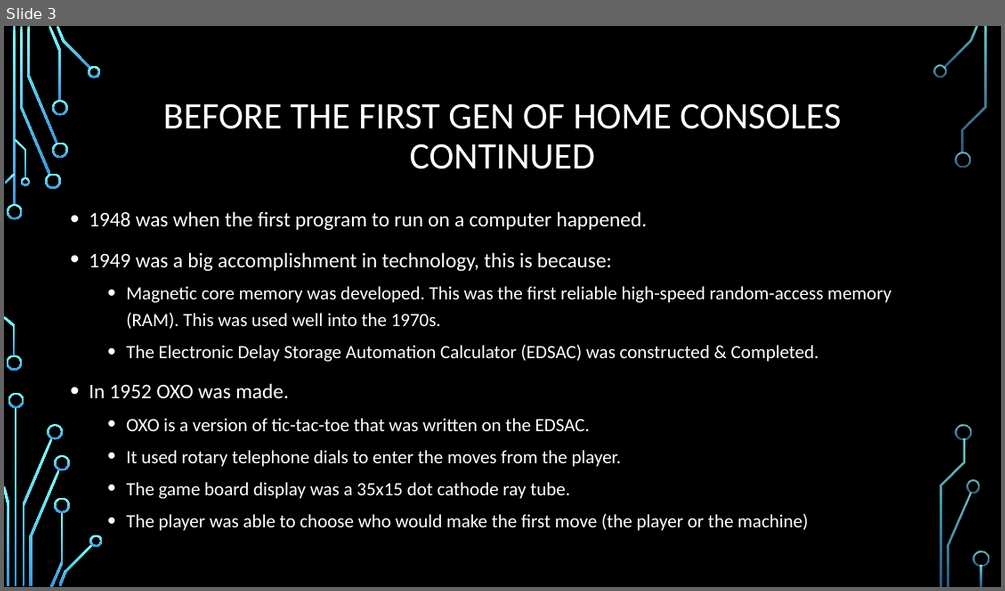
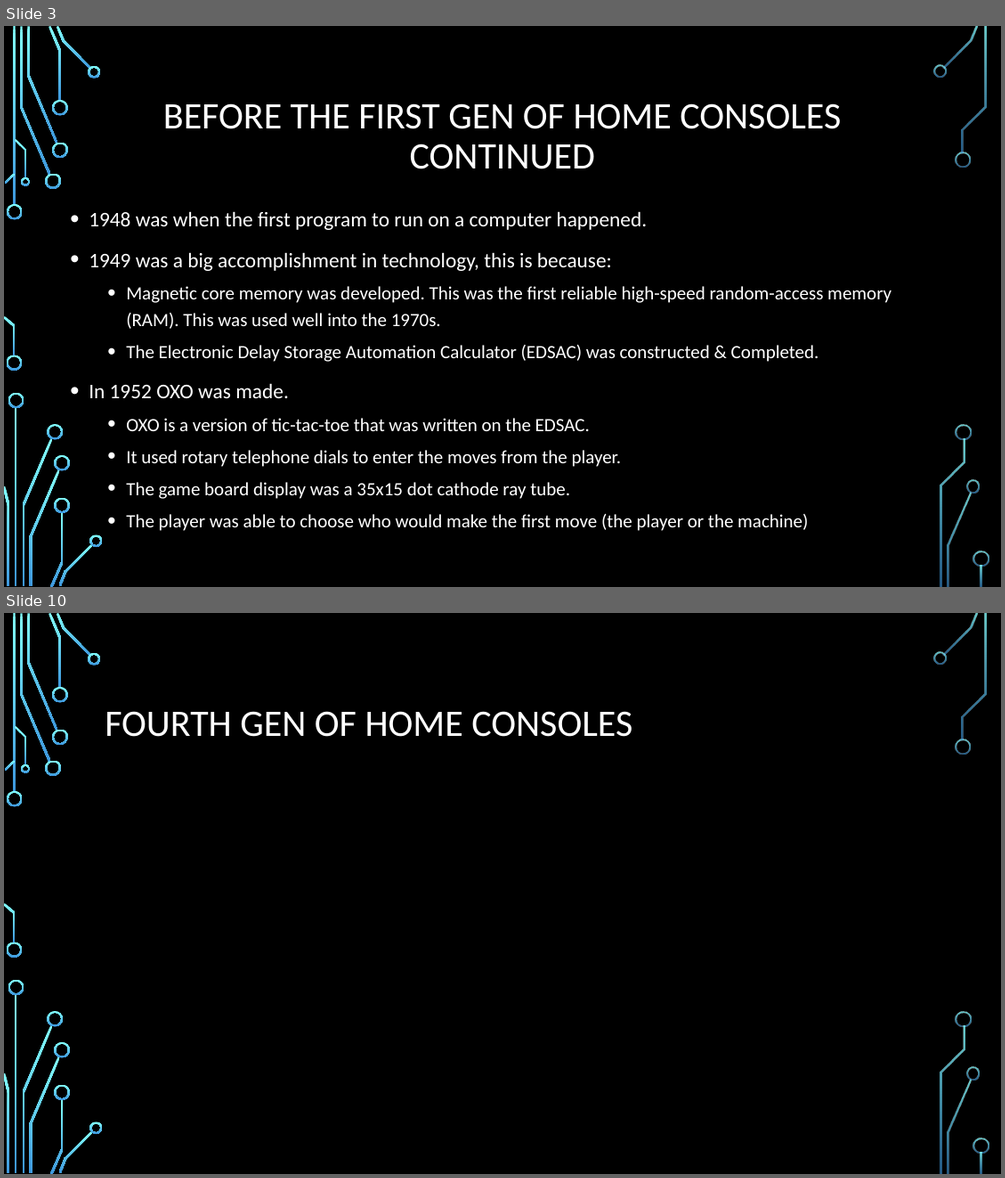
Before and after one commit to Stampard0/Assessments, a slide deck: Informational Technology (Game Design)/Part 1 Redo/Cluster - Introduction to Game Design/AT04/AT04 Video Game History By Richard Pountney.pptx. Shown one above the other, each under a label of ours: slide 3 before the commit, slides 3 and 10 after it; the slides between them are not shown. The pictures are 1005x591 and 1005x1178 pixels, drawn with LibreOffice and Linux fonts; fonts in the diff are those of the drawing; background and template pictures are left out. Boxes give left, top, right and bottom in pixels: in the first picture for what was removed or moved away, otherwise in the second. Text is boxed around its words. In the diff, an @@ line names an element or a change of style, - is before the commit and + after.

```diff
--- a/Informational Technology (Game Design)/Part 1 Redo/Cluster - Introduction to Game Design/AT04/AT04 Video Game History By Richard Pountney.pptx
+++ b/Informational Technology (Game Design)/Part 1 Redo/Cluster - Introduction to Game Design/AT04/AT04 Video Game History By Richard Pountney.pptx
@@ slide 10 added at (4, 613, 1001, 1174), background picture (left out); not listed: 36 template elements that a slide beside it also shows @@
@@ title added at (105, 711, 632, 737), 36 pt, text #FFFFFF @@
+FOURTH GEN OF HOME CONSOLES
```
Also in this commit, not shown: 2 slides changed, 10 other slides added.
